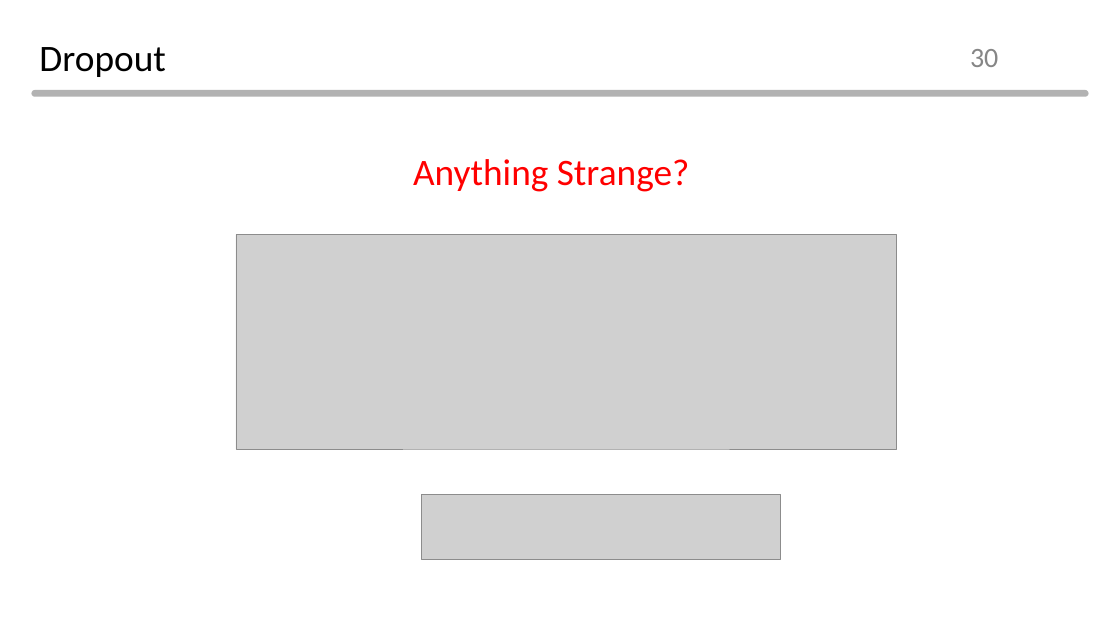
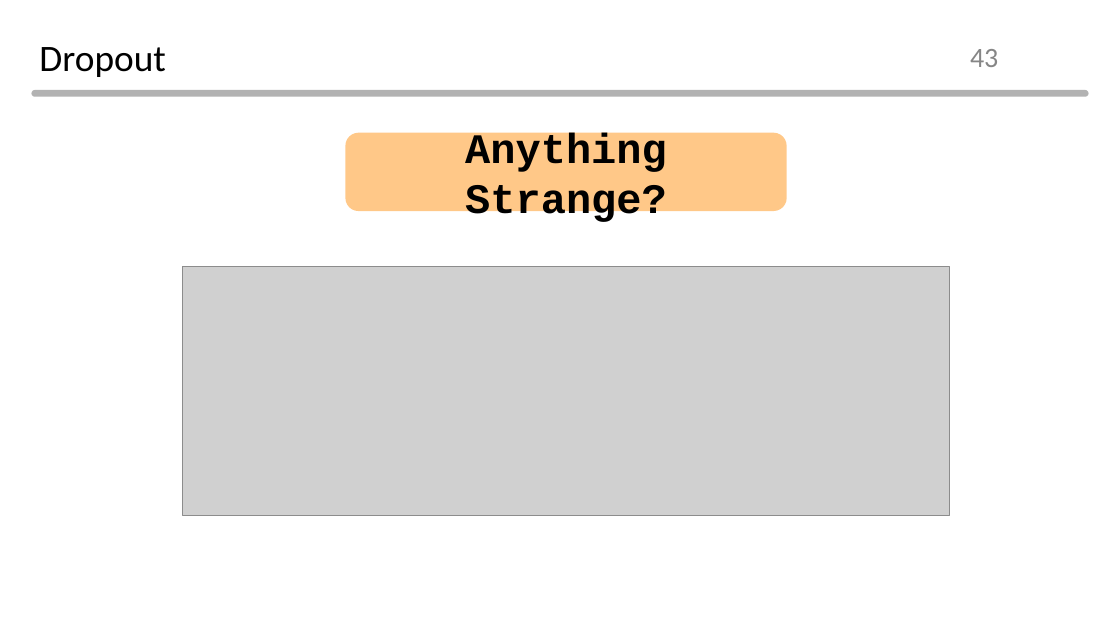
Before and after one commit to Normalist-K/aibd-2021-2, a slide deck: slide 43 of ppt/day3.pptx (slide 30 before the commit). Drawn at 1120x630 pixels with LibreOffice and Linux fonts; fonts in the diff are those of the drawing; grey boxes stand for pictures; background and template pictures are left out. Boxes give left, top, right and bottom in pixels: in the first picture for what was removed or moved away, otherwise in the second. Text is boxed around its words. In the diff, an @@ line names an element or a change of style, - is before the commit and + after.

```diff
--- a/ppt/day3.pptx
+++ b/ppt/day3.pptx
@@ page number at (x1=970, y1=49, x2=998, y2=67): text changed @@
-30
+43
@@ rounded rectangle "Anything Strange?" resized from (x1=413, y1=159, x2=690, y2=192) to (x1=345, y1=133, x2=786, y2=211) @@
@@ rounded rectangle "Anything Strange?" at (x1=345, y1=133, x2=786, y2=211): size 32 to 36 pt, font Calibri to Courier New, text colour #FF0000 to #000000, bold on; alignment left to centre; vertical alignment top to middle; fill none to #FF9313 at 50% opacity @@
@@ picture resized from (x1=236, y1=234, x2=897, y2=449) to (x1=183, y1=266, x2=949, y2=515) @@
@@ picture removed at (x1=422, y1=494, x2=781, y2=560) @@
```
Also in this commit, not shown: 22 other slides changed, 15 slides added, 3 slides removed, 11 other files.
